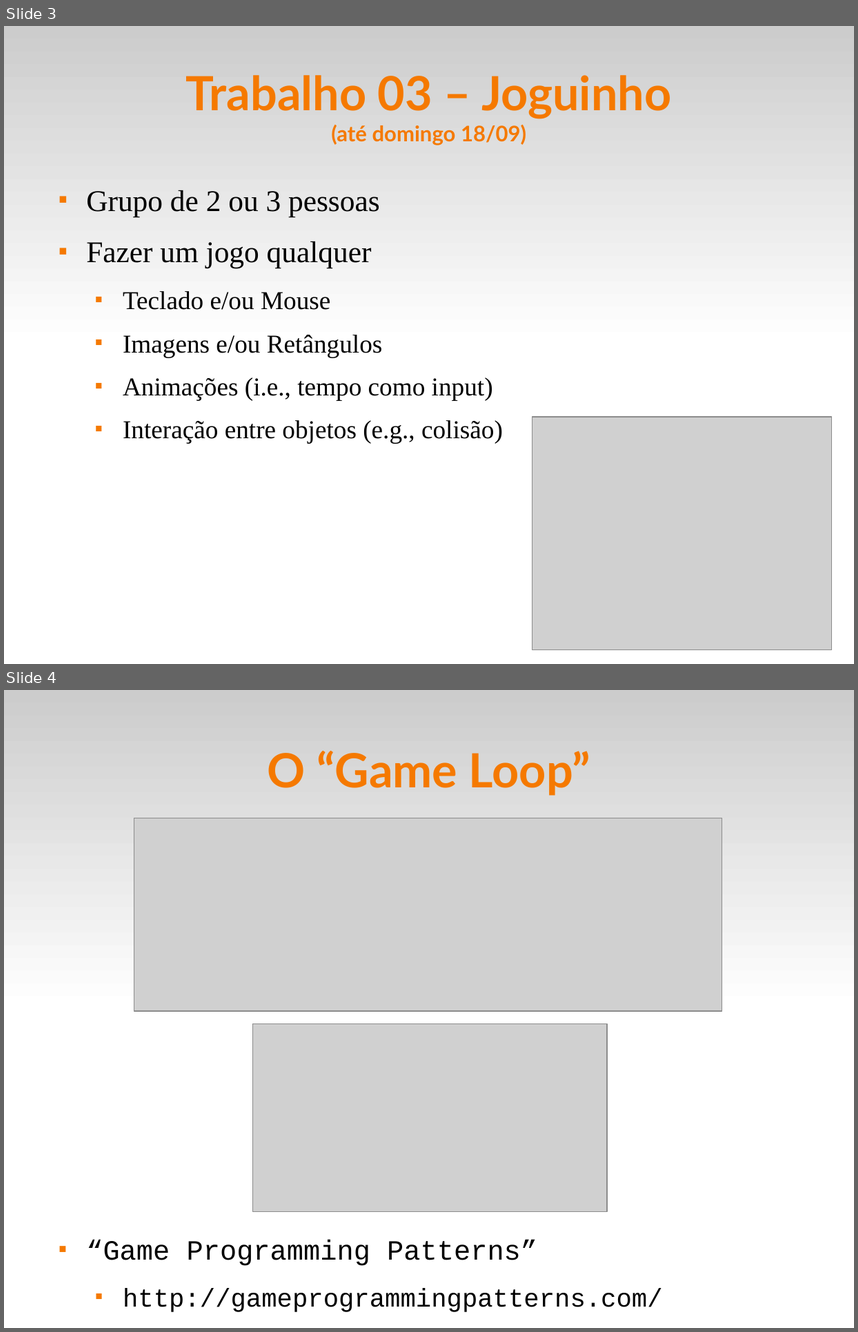
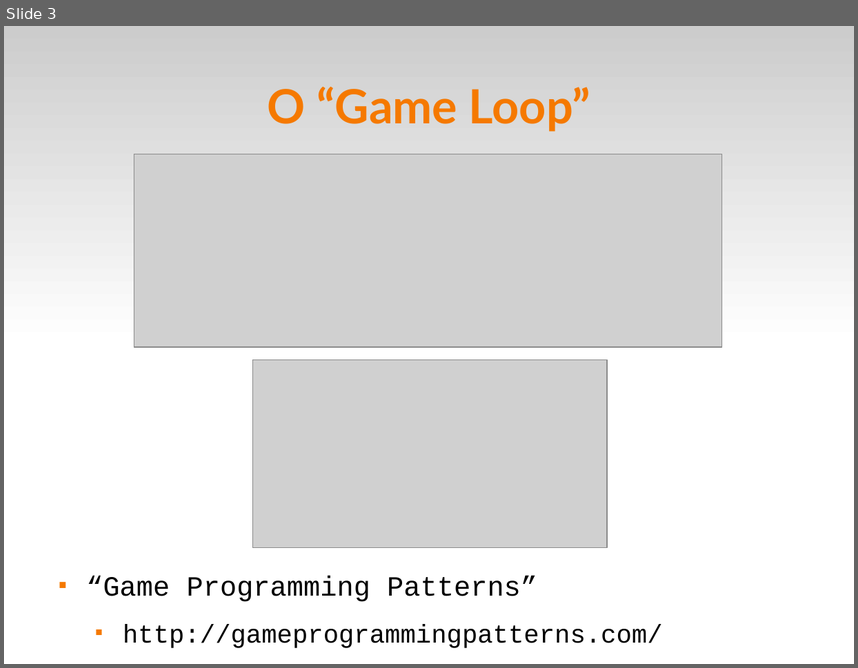
Before and after one commit to fsantanna-uerj/EDL, a slide deck: slides/edl-love.odp. Shown one above the other, each under a label of ours: slides 3 and 4 before the commit, slide 3 after it. The pictures are 858x1332 and 858x668 pixels, drawn with LibreOffice and Linux fonts; fonts in the diff are those of the drawing; grey boxes stand for pictures. Boxes give left, top, right and bottom in pixels: in the first picture for what was removed or moved away, otherwise in the second. Text is boxed around its words. In the diff, an @@ line names an element or a change of style, - is before the commit and + after.

```diff
--- a/slides/edl-love.odp
+++ b/slides/edl-love.odp
@@ slide 3 removed at box(4, 26, 854, 664), background #FFFFFF; not listed: 1 template element that a slide beside it also shows @@
@@ title removed at box(186, 75, 671, 145) @@
-Trabalho 03 – Joguinho
-(até domingo 18/09)
@@ text removed at box(86, 190, 503, 443) @@
-■ Grupo de 2 ou 3 pessoas
-■ Fazer um jogo qualquer
-  ■ Teclado e/ou Mouse
-  ■ Imagens e/ou Retângulos
-  ■ Animações (i.e., tempo como input)
-  ■ Interação entre objetos (e.g., colisão)
@@ picture removed at box(533, 417, 833, 649) @@
@@ what was slide 4 is now slide 3 @@
```
Also in this commit, not shown: 2 slides changed, 1 slide added, 5 other files.
